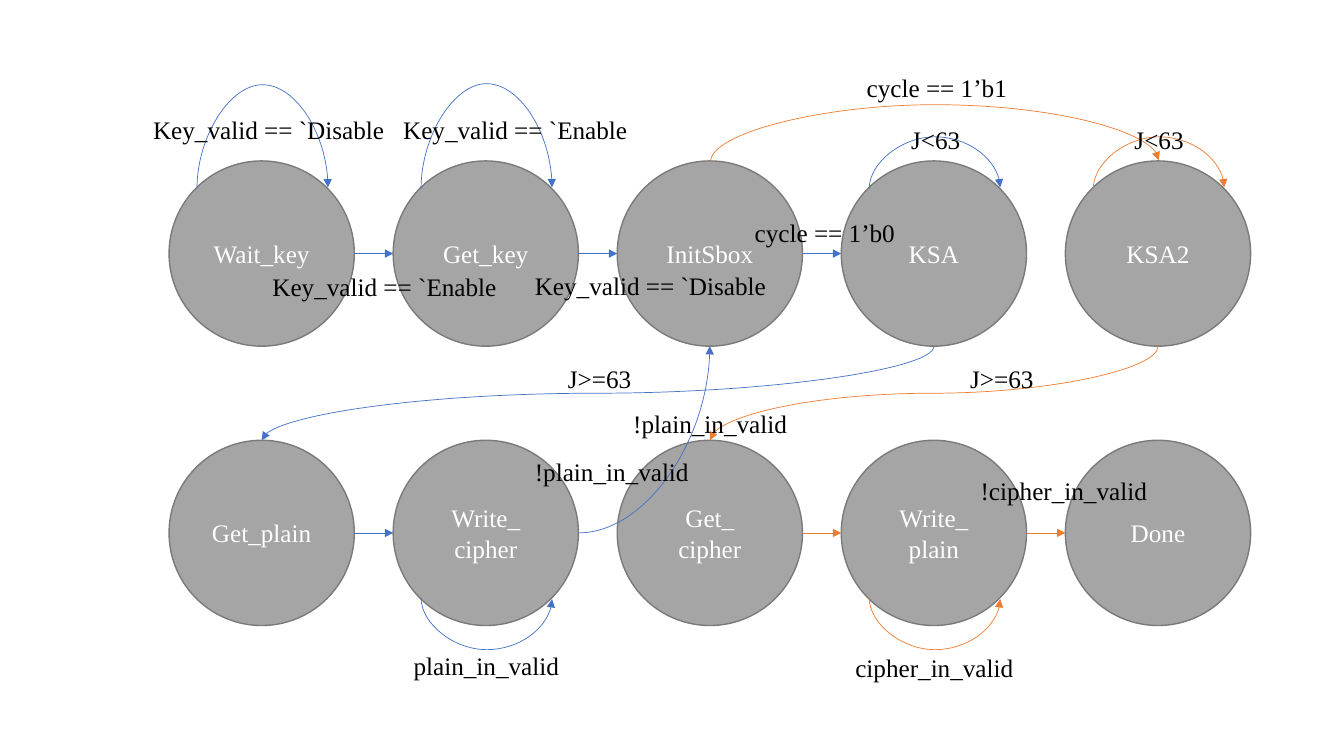
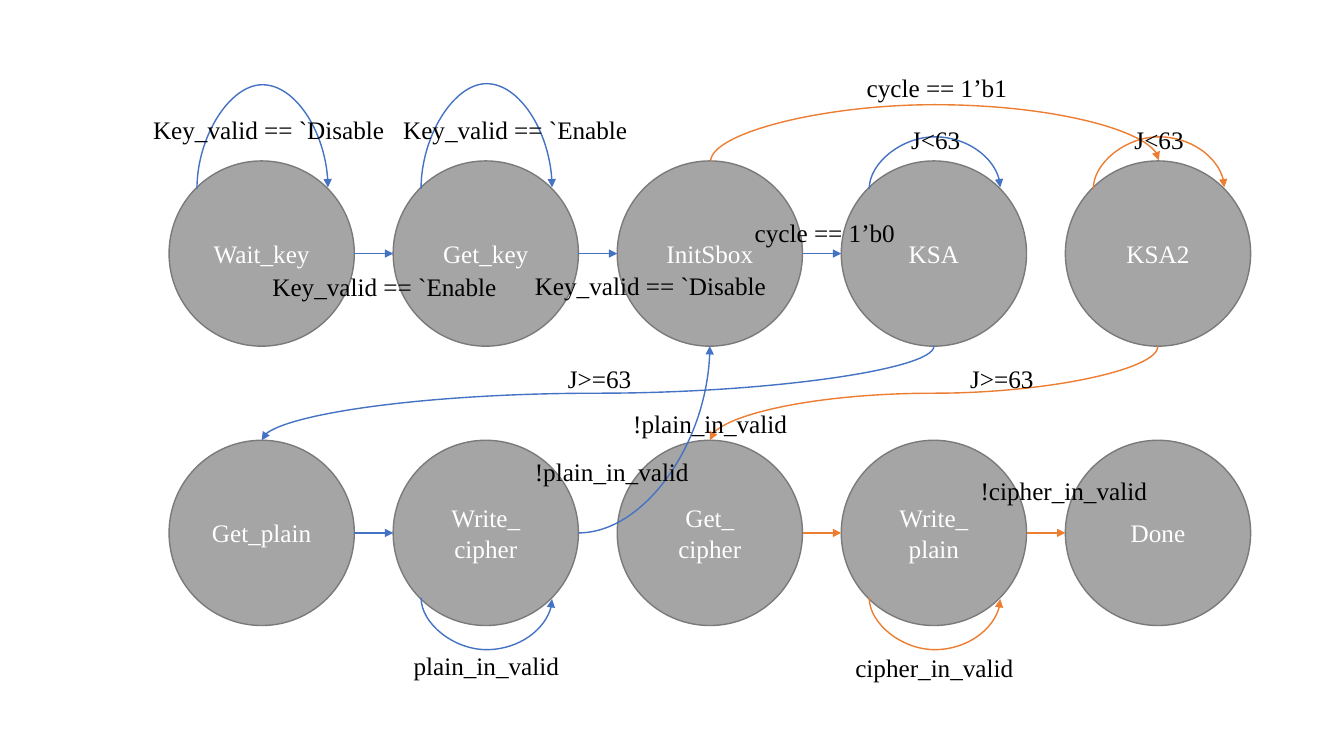
Before and after one commit to vita70579/VLSI-Implementation, a slide deck: slide 1 of RC4/Image/state_machine.pptx. Drawn at 1344x756 pixels with LibreOffice and Linux fonts; fonts in the diff are those of the drawing. Boxes give left, top, right and bottom in pixels: in the first picture for what was removed or moved away, otherwise in the second. Text is boxed around its words. In the diff, an @@ line names an element or a change of style, - is before the commit and + after.

```diff
--- a/RC4/Image/state_machine.pptx
+++ b/RC4/Image/state_machine.pptx
@@ curved arrow (197, 189) - (328, 188): stroke #4472C4 0.5 pt to #4472C4 1 pt @@
@@ curved arrow (421, 189) - (553, 188): stroke #4472C4 0.5 pt to #4472C4 1 pt @@
@@ curved arrow (711, 161) - (1159, 160): stroke #ED7D31 0.5 pt to #ED7D31 1 pt @@
@@ curved arrow (869, 189) - (1000, 188): stroke #4472C4 0.5 pt to #4472C4 1 pt @@
@@ curved arrow (1094, 189) - (1225, 188): stroke #ED7D31 0.5 pt to #ED7D31 1 pt @@
@@ curved arrow (935, 346) - (262, 441): stroke #4472C4 0.5 pt to #4472C4 1 pt @@
@@ curved arrow (579, 533) - (710, 346): stroke #4472C4 0.5 pt to #4472C4 1 pt @@
@@ curved arrow (1158, 346) - (710, 441): stroke #ED7D31 0.5 pt to #ED7D31 1 pt @@
@@ curved arrow (421, 598) - (553, 599): stroke #4472C4 0.5 pt to #4472C4 1 pt @@
@@ curved arrow (869, 598) - (1000, 599): stroke #ED7D31 0.5 pt to #ED7D31 1 pt @@
```
